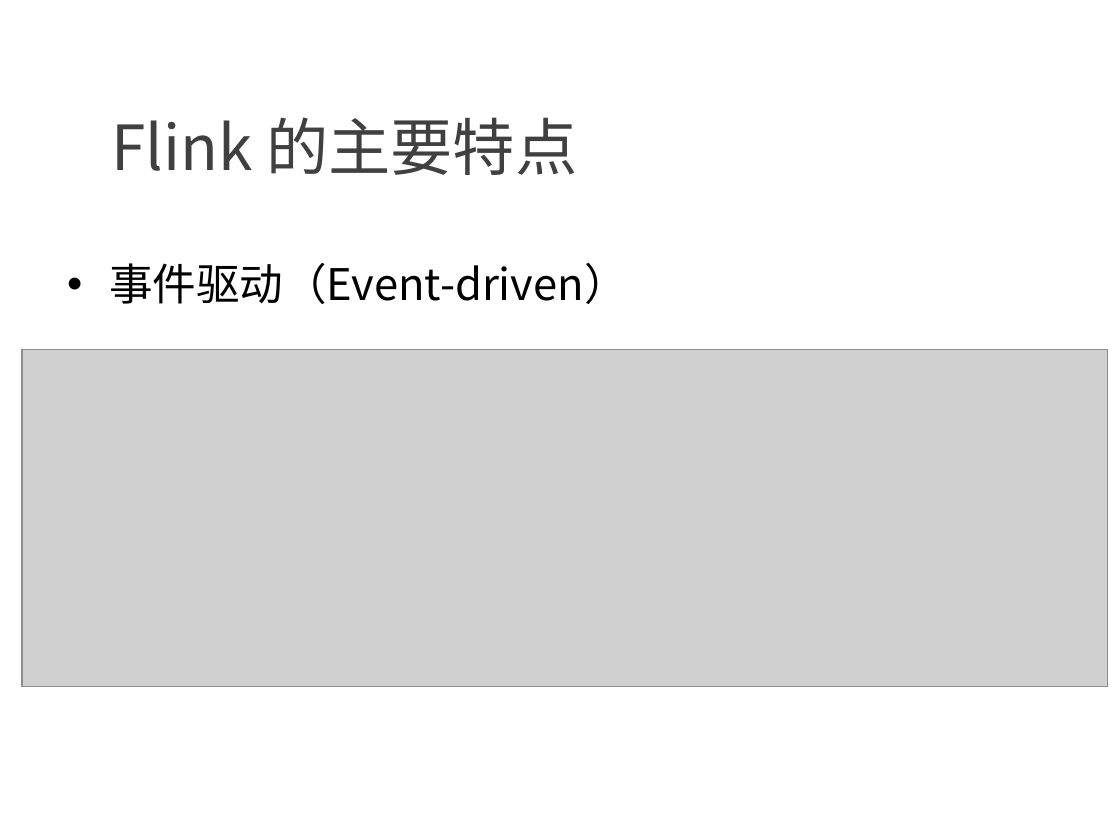
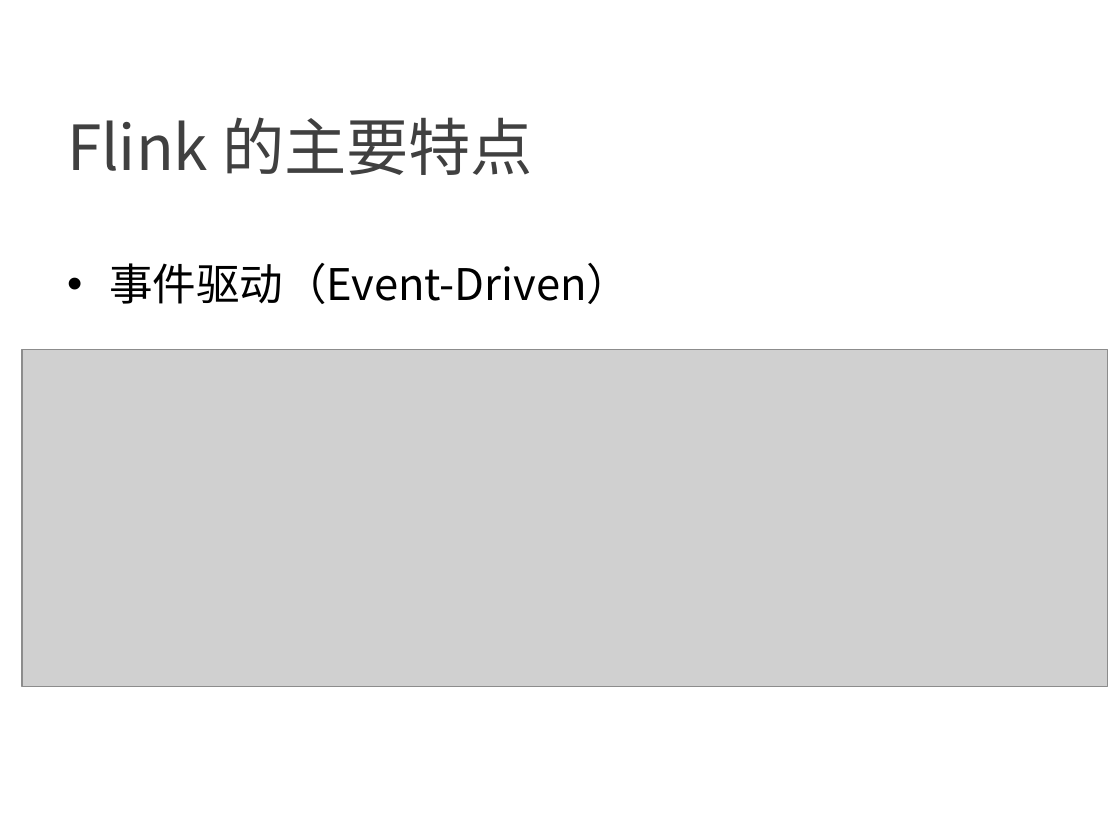
Before and after one commit to confucianzuoyuan/flink-tutorial, a slide deck: slide 15 of slides/1_Flink简介.pptx (slide 13 before the commit). Drawn at 1120x840 pixels with LibreOffice and Linux fonts; fonts in the diff are those of the drawing; grey boxes stand for pictures; background and template pictures are left out. Boxes give left, top, right and bottom in pixels: in the first picture for what was removed or moved away, otherwise in the second. Text is boxed around its words. In the diff, an @@ line names an element or a change of style, - is before the commit and + after.

```diff
--- a/slides/1_Flink简介.pptx
+++ b/slides/1_Flink简介.pptx
@@ text "Flink 的主要特点" at (67,117,533,175): indent changed @@
@@ text at (109,263,630,304): text changed @@
-• 事件驱动（Event-driven）
+• 事件驱动（Event-Driven）
```
Also in this commit, not shown: 17 other slides changed, 2 slides added, 18 other files.
